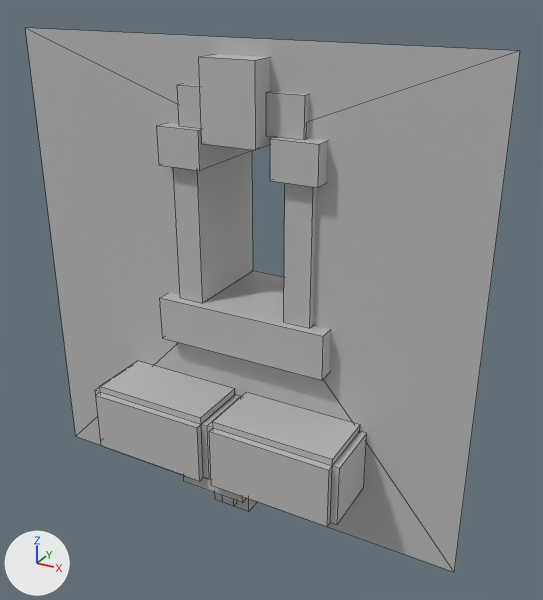
The FBX model game/Assets/Models/Levels/Castle/Constructor/Castle_constructor_06.fbx as it was, and as the next commit left it.
The view is the same before and after, from a 50 mm camera at (0.507, -0.822, 0.417) aimed at (0.037, 0.033, -0.01). Arrows for +X, +Y and +Z are at lower left; the lights stay in place. Mesh edges are drawn as thin lines. Where no turn or scale is listed for an object, it has been applied to the vertices.

The scene before the commit, as lines of its bpy script (objects in view):
```python
me_mesh = bpy.data.meshes.new('Mesh')
me_mesh.from_pydata(...)  # 144 vertices, 87 faces; spans x -0.342..0.342, y -0.1..0.135, z -0.342..0.342
me_mesh.materials.append(mat_lambert1)  # grey #bcbcbc
# before: 0 (-0.342, 0.0, -0.342) at pixel (75, 436), 1 (0.342, 0.0, -0.342) at pixel (454, 572), 2 (0.342, 0.0, 0.342) at pixel (520, 50), 3 (-0.342, 0.0, 0.342) at pixel (25, 27), 4 (-0.065, 0.0, -0.056)
# before: 5 (0.103, 0.0, -0.056), 6 (0.103, 0.0, 0.249) at pixel (306, 122), 7 (-0.065, 0.0, 0.249)
ob_castle_constructor_06 = bpy.data.objects.new('Castle_constructor_06', me_mesh)
ob_castle_constructor_06.location = (0.0, 0.0, 0.0)
```
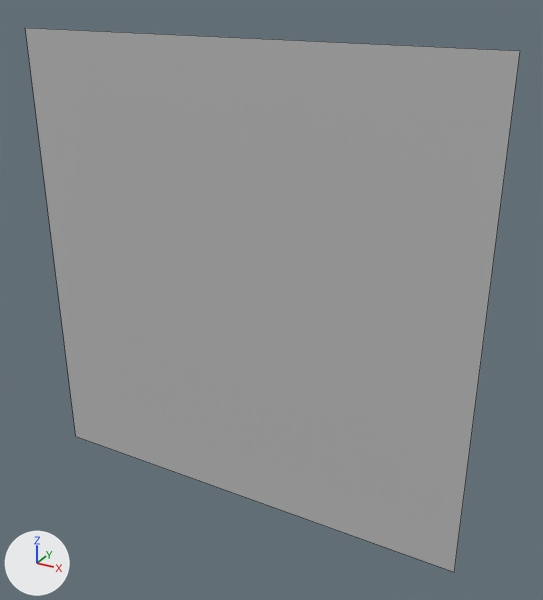
The newer file is also rescaled (x0.879) as a whole; pictures and numbers use the older file's frame.

Where the change shows, as pixel boxes (x1, y1, x2, y2) in the pictures (543 x 600 px):
part 1 of me_mesh, deleted: before (95, 54, 367, 527)
part 2 of me_mesh, cut back: (25, 28, 520, 572) in both

The edits, one by one:
me_mesh is used by ob_castle_constructor_06; location (0.0, 0.0, 0.0).
Verts and faces of me_mesh; kept vertices keep their numbers, new ones are numbered from 144.
me_mesh had 144 vertices, 87 faces and spanned x -0.342..0.342, y -0.1..0.135, z -0.342..0.342.
me_mesh now has 4 vertices, 1 face and spans x -0.342..0.342, y 0.0, z -0.342..0.342.
me_mesh part 1: 13 loose pieces with 136 vertices, spanning x -0.197..0.203, y -0.1..0.135, z -0.33..0.322, are deleted.
Part 2, on me_mesh:
Vertices deleted: 4 to 7 (with the faces that use them).
New faces: (0, 1, 2, 3).
